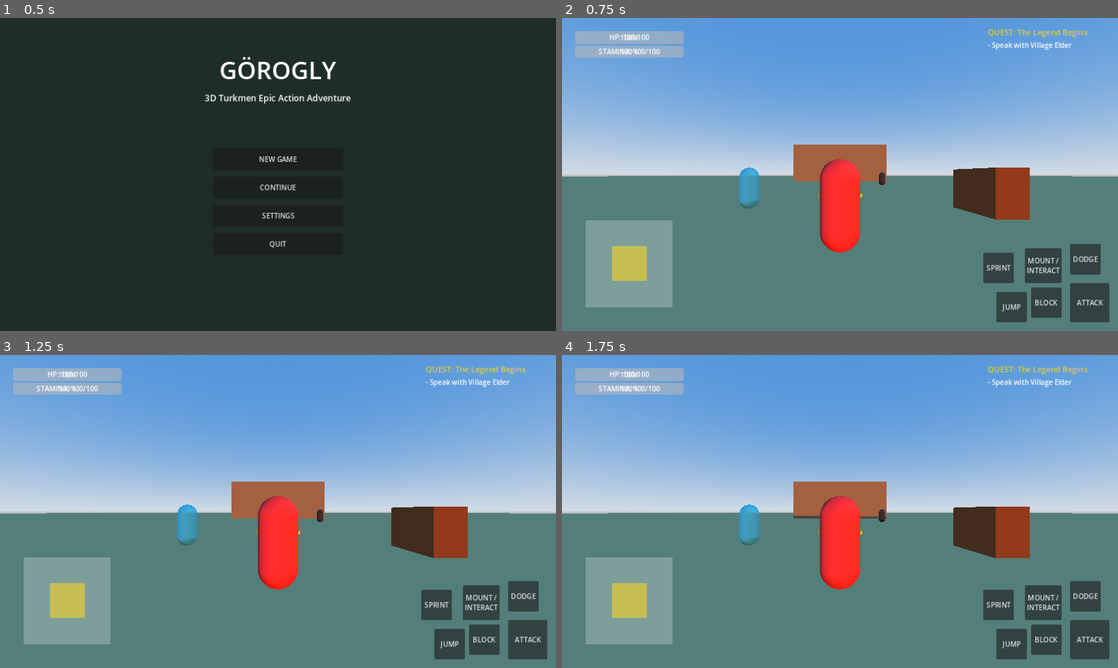
Above: before the commit, frames 1-4 (two rows, left to right).
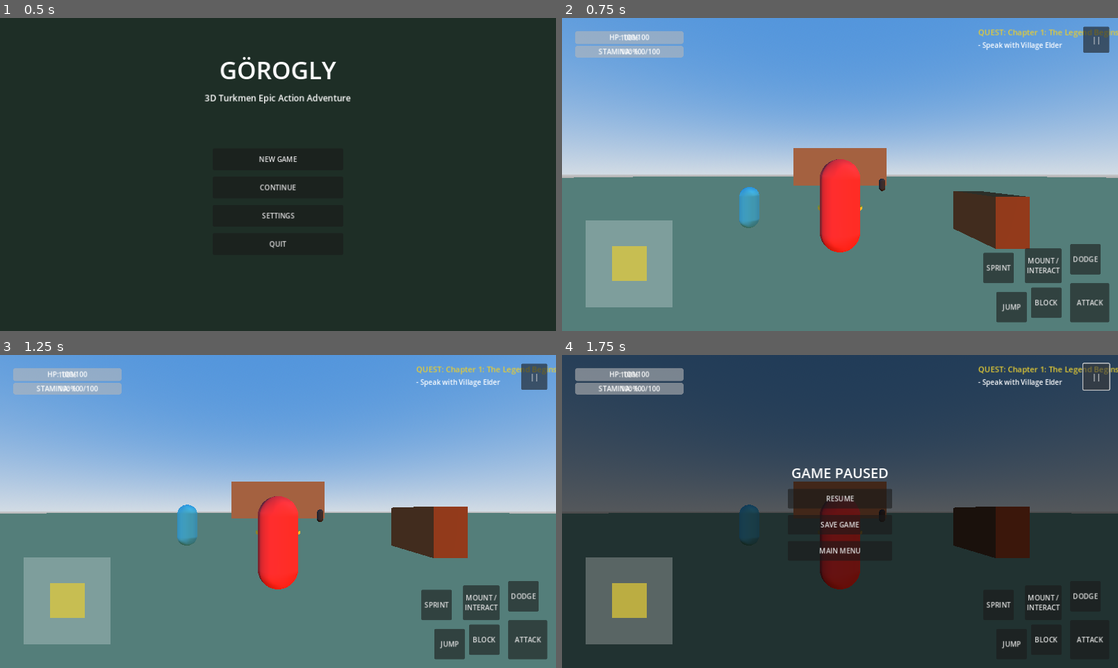
Above: after the commit, the same moments.

Repository: Yegenmyrat/Yega_Ai
Game: Godot game, scene res://scenes/ui/main_menu.tscn
Same seed, same stepped clock (60 frames per second), same inputs: the game is played once before the commit and once after it.
Inputs (mouse positions are in pixels of both pictures, inside the frame that each line leads up to):
- Up to frame 1 (0.5 s): no input
- Up to frame 2 (0.75 s): click "NEW GAME" at 0.5 s
- Up to frame 3 (1.25 s): no input
- Up to frame 4 (1.75 s): click (1095, 376) at 1.25 s, where only the run after the commit has a clickable "||"

Frame 1 is identical in both runs. In frame 2, 4.3% of the frame differs, in the area x 0-100%, y 2-74%; in frame 3, 0.9%; in frame 4, 99%, in the area x 0-100%, y 0-100%.

Commit message:
Fix save/load position serialization and update Quest HUD objective signals
Co-authored-by: Yegenmyrat <178646726+Yegenmyrat@users.noreply.github.com>

Diff:
--- a/scenes/ui/hud.tscn
+++ b/scenes/ui/hud.tscn
@@ -72,4 +72,17 @@
 horizontal_alignment = 1
 vertical_alignment = 1
 
+[node name="PauseButton" type="Button" parent="Control"]
+custom_minimum_size = Vector2(60, 60)
+layout_mode = 1
+anchors_preset = 1
+anchor_left = 1.0
+anchor_right = 1.0
+offset_left = -80.0
+offset_top = 20.0
+offset_right = -20.0
+offset_bottom = 80.0
+grow_horizontal = 0
+text = "||"
+
 [node name="TouchControls" parent="." instance=ExtResource("2_touch")]
--- a/scenes/world/world_3d.tscn
+++ b/scenes/world/world_3d.tscn
@@ -10,6 +10,7 @@
 [ext_resource type="PackedScene" path="res://scenes/world/npc.tscn" id="8_npc"]
 [ext_resource type="PackedScene" path="res://scenes/enemies/enemy_base.tscn" id="9_enemy"]
 [ext_resource type="PackedScene" path="res://scenes/world/checkpoint.tscn" id="10_checkpoint"]
+[ext_resource type="Script" path="res://scripts/world/world_3d.gd" id="11_world"]
 
 [sub_resource type="ProceduralSkyMaterial" id="ProceduralSkyMaterial_sky"]
 sky_top_color = Color(0.25, 0.45, 0.75, 1)
@@ -45,6 +46,7 @@
 size = Vector3(20, 8, 20)
 
 [node name="World3D" type="Node3D"]
+script = ExtResource("11_world")
 
 [node name="WorldEnvironment" type="WorldEnvironment" parent="."]
 environment = SubResource("Environment_world")
--- a/scripts/characters/horse.gd
+++ b/scripts/characters/horse.gd
@@ -32,15 +32,22 @@
 		# Process horse movement based on input vector
 		var move_speed = gallop_speed if is_galloping else trot_speed
 
-		# Move forward/backward relative to horse heading
+		# Move forward/backward relative to camera direction if rider has camera
 		if input_vector != Vector2.ZERO:
-			var target_rot = atan2(-input_vector.x, -input_vector.y)
-			# Turn horse
-			rotation.y = lerp_angle(rotation.y, rotation.y + target_rot * delta * 3.0, 5.0 * delta)
+			var cam_forward = Vector3.FORWARD
+			var cam_right = Vector3.RIGHT
+			if current_rider and current_rider.has_node("CameraPivot"):
+				var cam_pivot = current_rider.get_node("CameraPivot")
+				if cam_pivot.has_method("get_camera_forward"):
+					cam_forward = cam_pivot.get_camera_forward()
+					cam_right = cam_pivot.get_camera_right()
 
-			var forward_dir = -transform.basis.z
-			velocity.x = forward_dir.x * move_speed * input_vector.length()
-			velocity.z = forward_dir.z * move_speed * input_vector.length()
+			var move_dir = (cam_forward * -input_vector.y + cam_right * input_vector.x).normalized()
+			if move_dir != Vector3.ZERO:
+				var target_angle = atan2(-move_dir.x, -move_dir.z)
+				rotation.y = lerp_angle(rotation.y, target_angle, 8.0 * delta)
+				velocity.x = move_dir.x * move_speed
+				velocity.z = move_dir.z * move_speed
 		else:
 			velocity.x = move_toward(velocity.x, 0, trot_speed)
 			velocity.z = move_toward(velocity.z, 0, trot_speed)
--- a/scripts/characters/player.gd
+++ b/scripts/characters/player.gd
@@ -147,8 +147,8 @@
 
 func die():
 	# Respawn at save checkpoint
-	if SaveManager and SaveManager.save_data.has("checkpoint_pos"):
-		global_position = SaveManager.save_data["checkpoint_pos"]
+	if SaveManager:
+		global_position = SaveManager.get_checkpoint()
 		health = max_health
 		stamina = max_stamina
 		emit_signal("stats_changed", health, max_health, stamina, max_stamina)
--- a/scripts/save_system/save_manager.gd
+++ b/scripts/save_system/save_manager.gd
@@ -5,7 +5,7 @@
 var save_data: Dictionary = {
 	"player_health": 100.0,
 	"player_stamina": 100.0,
-	"checkpoint_pos": Vector3(0, 1, 0),
+	"checkpoint_pos": {"x": 0.0, "y": 1.0, "z": 0.0},
 	"completed_quests": [],
 	"active_quests": {},
 	"inventory": []
@@ -31,3 +31,13 @@
 			save_data = json.get_data()
 			return true
 	return false
+
+func set_checkpoint(pos: Vector3):
+	save_data["checkpoint_pos"] = {"x": pos.x, "y": pos.y, "z": pos.z}
+
+func get_checkpoint() -> Vector3:
+	if save_data.has("checkpoint_pos"):
+		var c = save_data["checkpoint_pos"]
+		if c is Dictionary and c.has("x") and c.has("y") and c.has("z"):
+			return Vector3(c["x"], c["y"], c["z"])
+	return Vector3(0, 1, 0)
--- a/scripts/ui/hud.gd
+++ b/scripts/ui/hud.gd
@@ -6,6 +6,7 @@
 @onready var health_label: Label = $Control/VBoxContainer/HealthBar/HealthLabel
 @onready var stamina_label: Label = $Control/VBoxContainer/StaminaBar/StaminaLabel
 @onready var interact_prompt: Label = $Control/InteractPrompt
+@onready var pause_button: Button = $Control/PauseButton
 @onready var touch_controls: TouchControls = $TouchControls
 
 var player: Player = null
@@ -15,6 +16,9 @@
 		GameManager.player_spawned.connect(_on_player_spawned)
 		if GameManager.player:
 			_on_player_spawned(GameManager.player)
+
+	if pause_button:
+		pause_button.pressed.connect(_on_pause_pressed)
 
 	if touch_controls:
 		touch_controls.attack_pressed.connect(_on_attack)
@@ -73,3 +77,7 @@
 func _on_sprint(is_sprinting: bool):
 	if player:
 		player.set_sprinting(is_sprinting)
+
+func _on_pause_pressed():
+	if GameManager:
+		GameManager.toggle_pause()
--- a/scripts/ui/quest_hud.gd
+++ b/scripts/ui/quest_hud.gd
@@ -7,6 +7,7 @@
 func _ready():
 	if QuestManager:
 		QuestManager.quest_started.connect(_on_quest_updated)
+		QuestManager.quest_objective_updated.connect(_on_objective_updated)
 		QuestManager.quest_completed.connect(_on_quest_completed)
 
 func update_quest_info(title: String, objective: String):
@@ -15,8 +16,18 @@
 	if objective_text:
 		objective_text.text = "- " + objective
 
-func _on_quest_updated(_quest_id: String):
-	update_quest_info("Chapter 1: The Legend Begins", "Talk to the Village Elder")
+func _on_quest_updated(quest_id: String):
+	if QuestManager and quest_id in QuestManager.active_quests:
+		var q = QuestManager.active_quests[quest_id]
+		var obj_index = q.get("progress", 0)
+		var obj_text = q["objectives"][obj_index] if obj_index < q["objectives"].size() else "Completed"
+		update_quest_info(q["title"], obj_text)
+
+func _on_objective_updated(quest_id: String, objective_index: int, _is_completed: bool):
+	if QuestManager and quest_id in QuestManager.active_quests:
+		var q = QuestManager.active_quests[quest_id]
+		var obj_text = q["objectives"][objective_index] if objective_index < q["objectives"].size() else "Completed"
+		update_quest_info(q["title"], obj_text)
 
 func _on_quest_completed(_quest_id: String):
 	if quest_title:
--- a/scripts/world/checkpoint.gd
+++ b/scripts/world/checkpoint.gd
@@ -16,7 +16,7 @@
 	if body is Player and not is_activated:
 		is_activated = true
 		if SaveManager:
-			SaveManager.save_data["checkpoint_pos"] = global_position
+			SaveManager.set_checkpoint(global_position)
 			SaveManager.save_game()
 		emit_signal("checkpoint_activated", self)
 
--- /dev/null
+++ b/scripts/world/world_3d.gd
@@ -0,0 +1,47 @@
+class_name GameWorld3D
+extends Node3D
+
+@onready var player: Player = $Player
+@onready var gyrat: Horse = $Gyrat
+@onready var village_elder: NPC = $VillageElder
+@onready var dialogue_ui: DialogueUI = $UI/DialogueUI
+@onready var quest_hud: QuestHUD = $UI/QuestHUD
+
+var defeated_enemies_count: int = 0
+const REQUIRED_ENEMIES_TO_DEFEAT: int = 2
+
+func _ready():
+	if village_elder and dialogue_ui:
+		village_elder.dialogue_requested.connect(_on_npc_dialogue_requested)
+
+	if gyrat:
+		gyrat.rider_mounted.connect(_on_rider_mounted)
+
+	for child in get_children():
+		if child is EnemyBase:
+			child.enemy_defeated.connect(_on_enemy_defeated)
+
+	if QuestManager:
+		QuestManager.start_quest("chapter_1")
+
+	# Restore saved checkpoint position if available
+	if SaveManager and player:
+		var saved_pos = SaveManager.get_checkpoint()
+		if saved_pos != Vector3.ZERO and saved_pos != player.global_position:
+			player.global_position = saved_pos
+
+func _on_npc_dialogue_requested(speaker_name: String, lines: Array):
+	if dialogue_ui:
+		dialogue_ui.start_dialogue(speaker_name, lines)
+	if QuestManager:
+		QuestManager.update_objective("chapter_1", 1)
+
+func _on_rider_mounted(_rider: Player):
+	if QuestManager:
+		QuestManager.update_objective("chapter_1", 2)
+
+func _on_enemy_defeated(_enemy: EnemyBase):
+	defeated_enemies_count += 1
+	if defeated_enemies_count >= REQUIRED_ENEMIES_TO_DEFEAT:
+		if QuestManager:
+			QuestManager.complete_quest("chapter_1")
